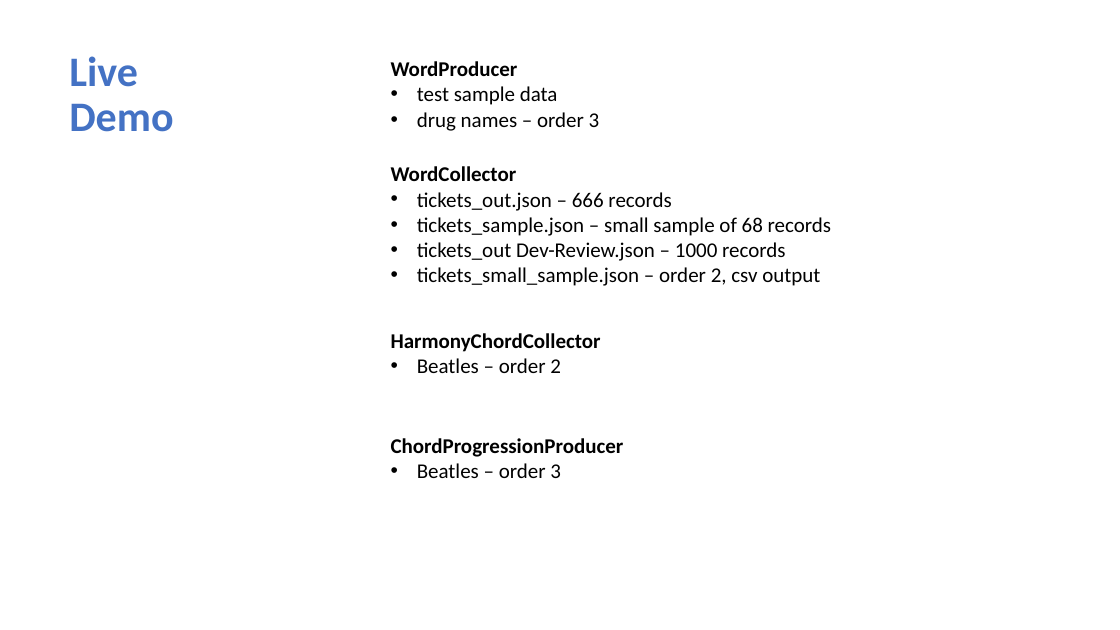
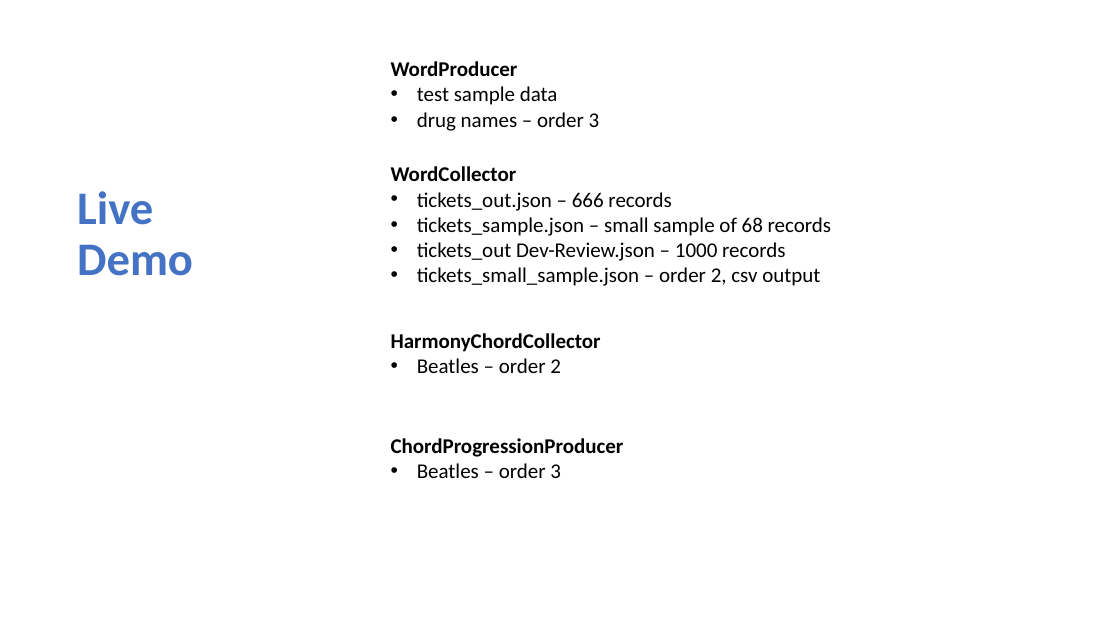
Before and after one commit to dwbzen/commonlib, a slide deck: slide 21 of doc/Markov Chain Lunch and Learn.pptx (slide 19 before the commit). Drawn at 1120x630 pixels with LibreOffice and Linux fonts; fonts in the diff are those of the drawing; background and template pictures are left out. Boxes give left, top, right and bottom in pixels: in the first picture for what was removed or moved away, otherwise in the second. Text is boxed around its words. In the diff, an @@ line names an element or a change of style, - is before the commit and + after.

```diff
--- a/doc/Markov Chain Lunch and Learn.pptx
+++ b/doc/Markov Chain Lunch and Learn.pptx
@@ title "Live Demo": place and size @@
-title "Live Demo" at box(69, 56, 173, 132)
+title "Live Demo" at box(77, 191, 193, 276)
@@ title "Live Demo" at box(77, 191, 193, 276): size 36 to 40 pt @@
```
Also in this commit, not shown: 7 other slides changed, 4 slides added, 1 slide removed, 3 other files.
